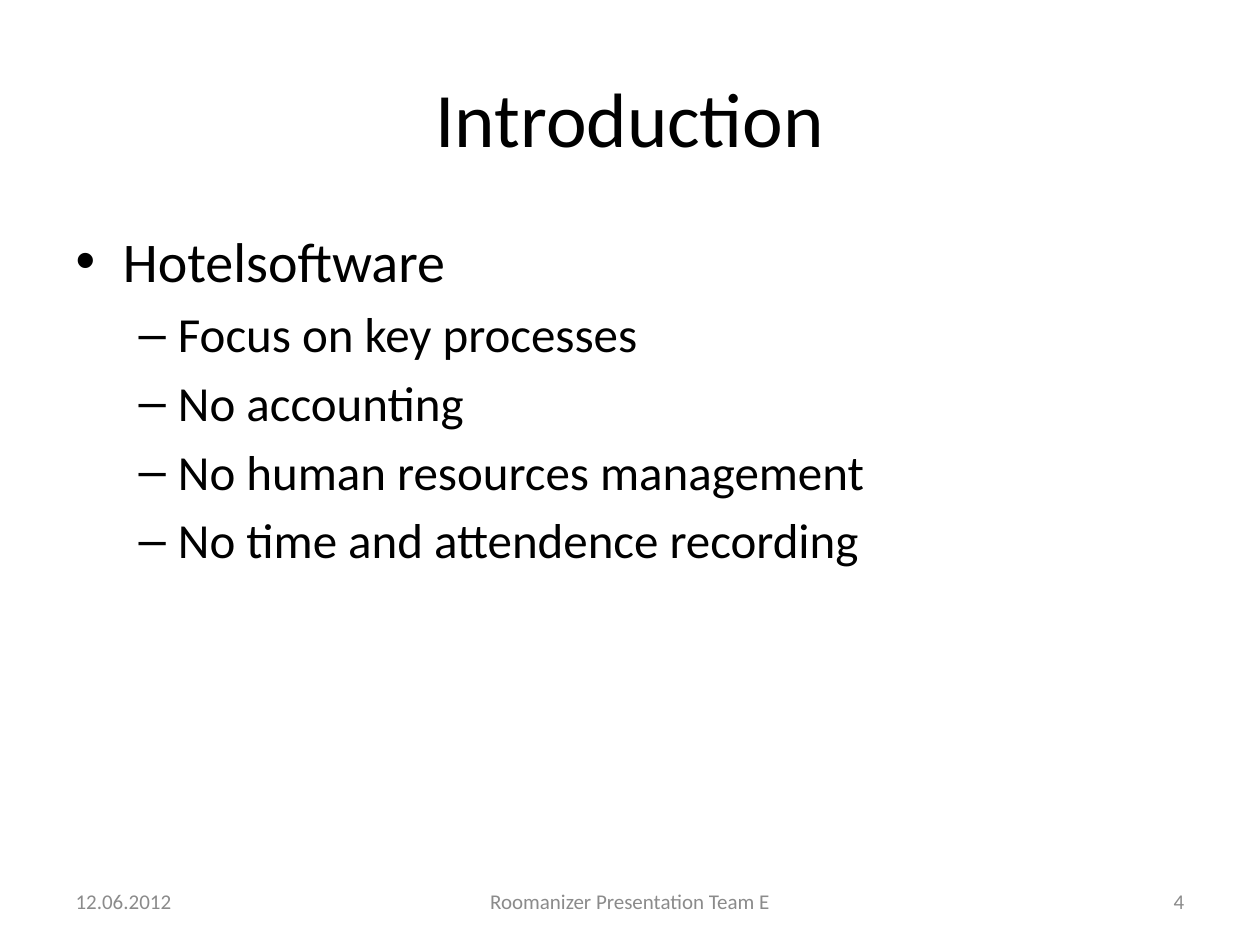
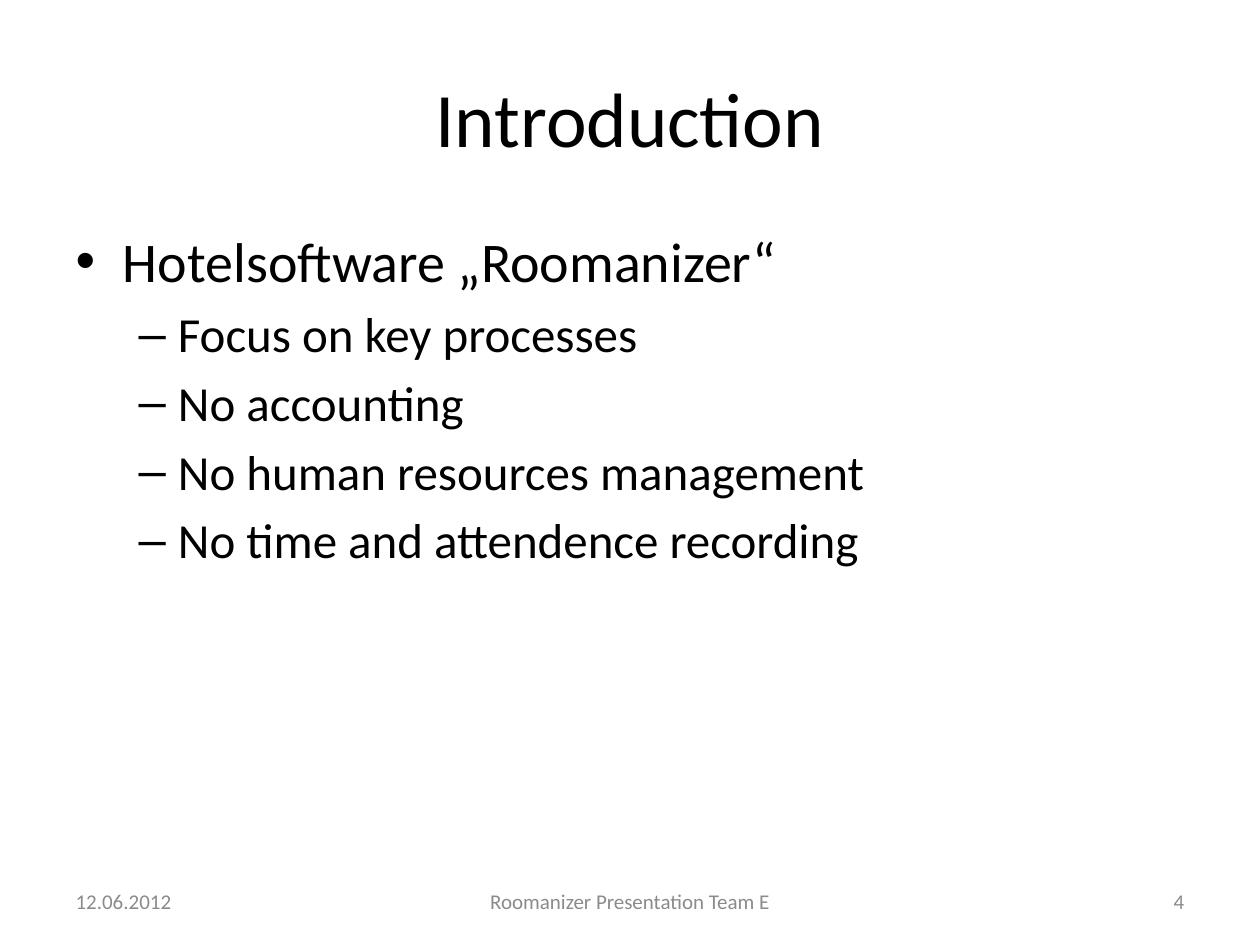
Before and after one commit to markusmo/HotelSoftware, a slide deck: slide 4 of Documentation/Praesentation/PresentationRoomanizer.pptx. Drawn at 1260x945 pixels with LibreOffice and Linux fonts; fonts in the diff are those of the drawing. Boxes give left, top, right and bottom in pixels: in the first picture for what was removed or moved away, otherwise in the second. Text is boxed around its words. In the diff, an @@ line names an element or a change of style, - is before the commit and + after.

```diff
--- a/Documentation/Praesentation/PresentationRoomanizer.pptx
+++ b/Documentation/Praesentation/PresentationRoomanizer.pptx
@@ text at box(123, 241, 776, 291): text changed @@
-• Hotelsoftware
+• Hotelsoftware „Roomanizer“
```
Also in this commit, not shown: 8 other slides changed, 2 other files.
